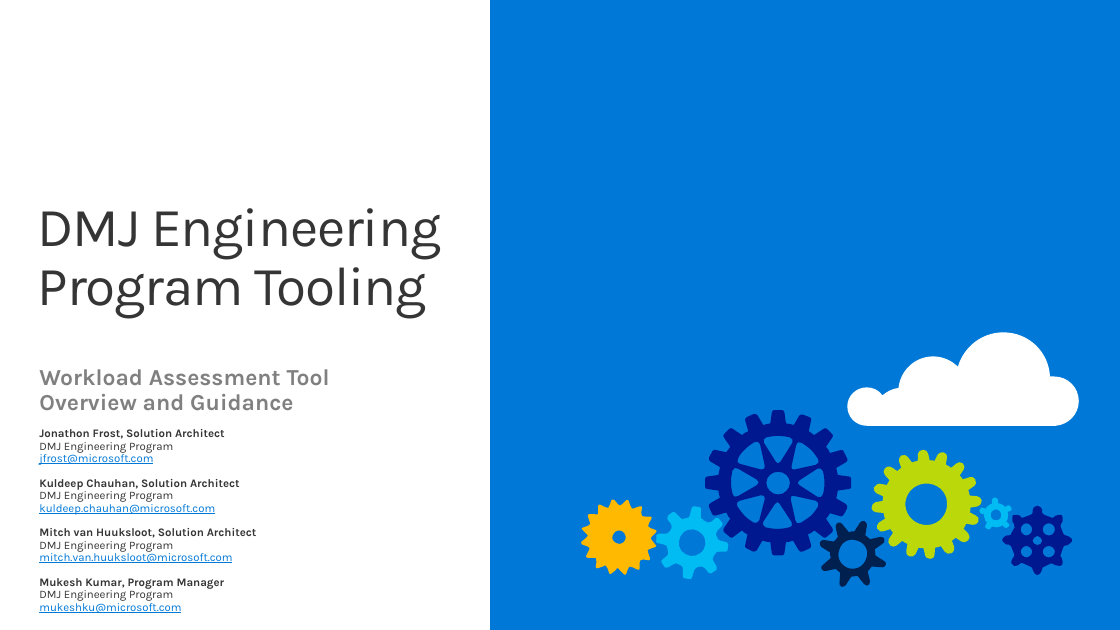
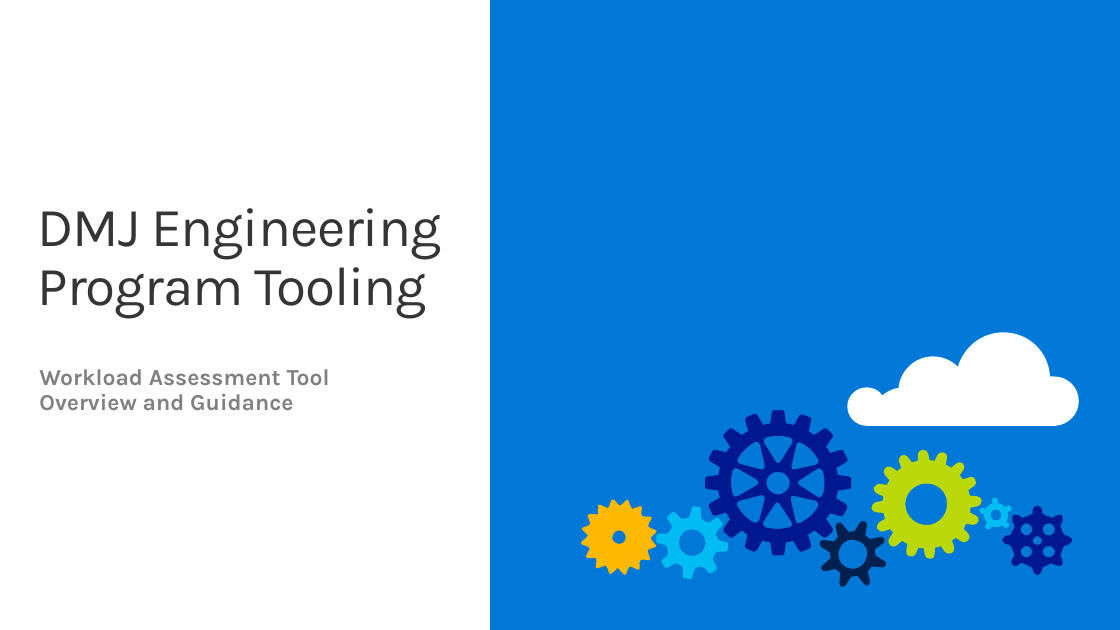
Before and after one commit to microsoft/DataMigrationTeam, a slide deck: slide 1 of Data Workload Assessment Model and Tool/Workload Assessment Tools/Data Workload Assessment Model and Tool - Overview and Guidance - v3 - Embedded Tool.pptx. Drawn at 1120x630 pixels with LibreOffice and Linux fonts; fonts in the diff are those of the drawing; background and template pictures are left out. Boxes give left, top, right and bottom in pixels: in the first picture for what was removed or moved away, otherwise in the second. Text is boxed around its words. In the diff, an @@ line names an element or a change of style, - is before the commit and + after.

```diff
--- a/Data Workload Assessment Model and Tool/Workload Assessment Tools/Data Workload Assessment Model and Tool - Overview and Guidance - v3 - Embedded Tool.pptx
+++ b/Data Workload Assessment Model and Tool/Workload Assessment Tools/Data Workload Assessment Model and Tool - Overview and Guidance - v3 - Embedded Tool.pptx
@@ text at <box>39,429,257,613</box>: paragraphs removed @@
-Jonathon Frost, Solution Architect
-DMJ Engineering Program
-jfrost@microsoft.com
-Kuldeep Chauhan, Solution Architect
-DMJ Engineering Program
-kuldeep.chauhan@microsoft.com
-Mitch van Huuksloot, Solution Architect
-DMJ Engineering Program
-mitch.van.huuksloot@microsoft.com
-Mukesh Kumar, Program Manager
-DMJ Engineering Program
-mukeshku@microsoft.com
```
Also in this commit, not shown: 7 other files.
